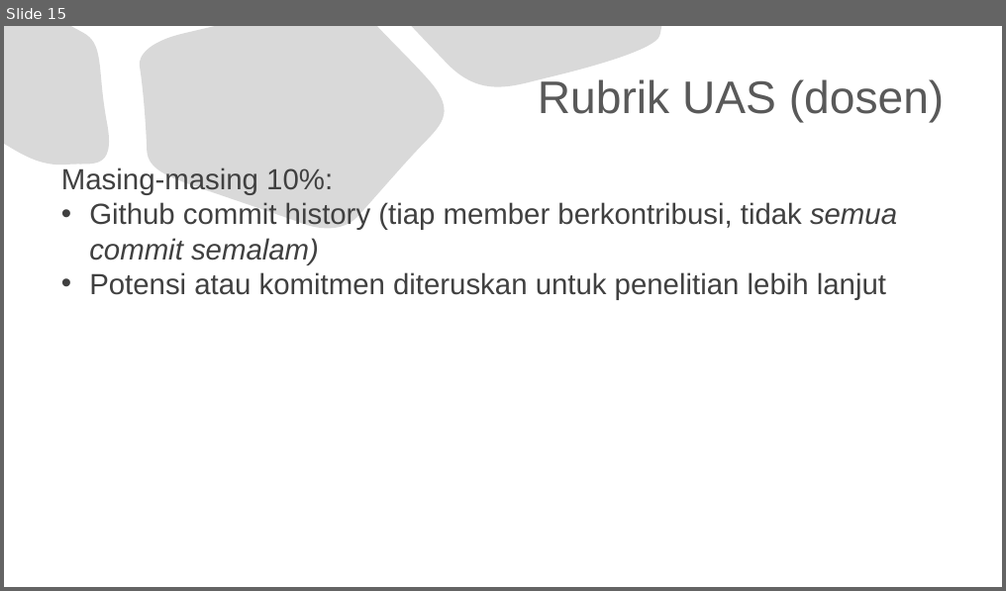
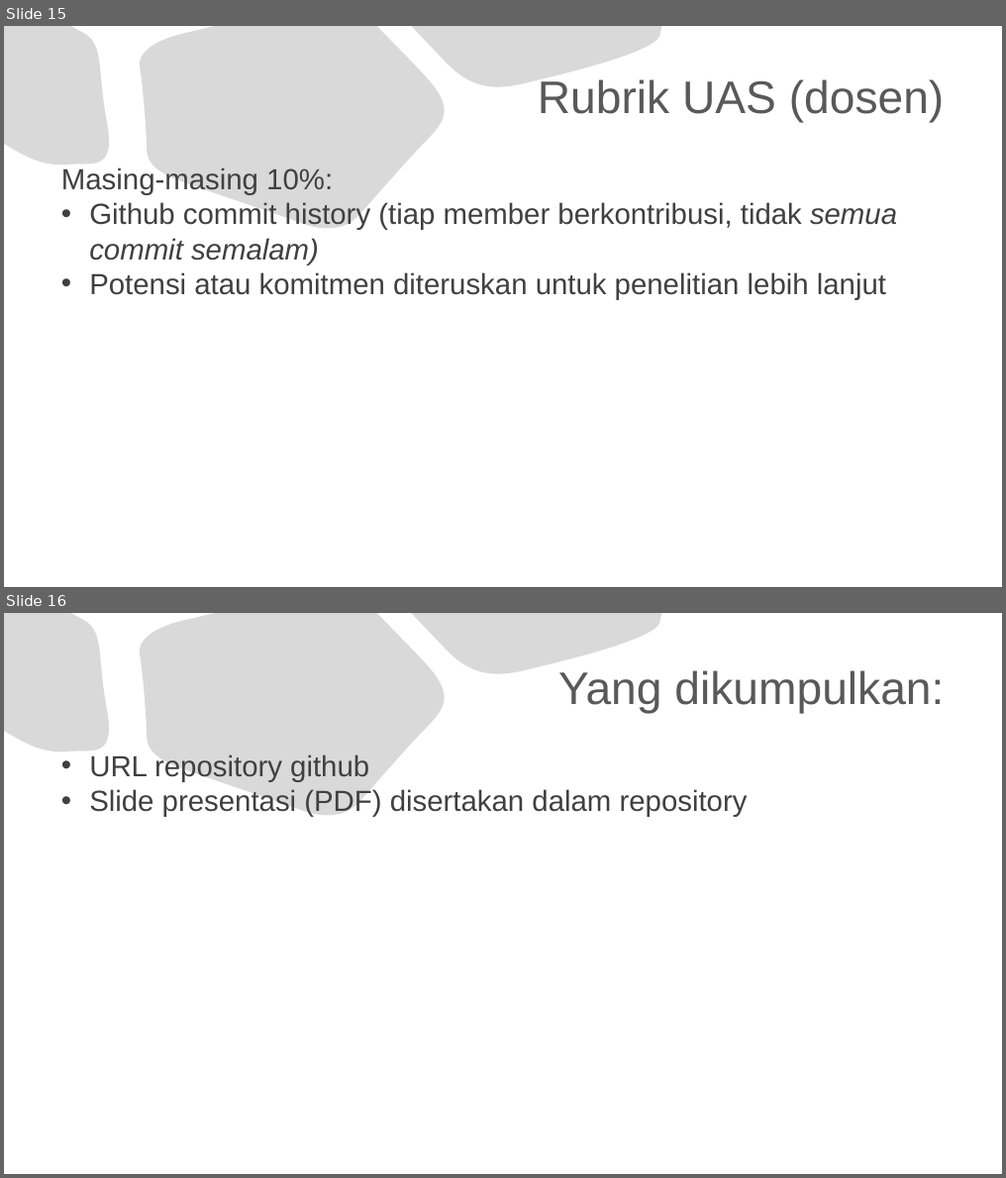
Before and after one commit to jendralhxr/bigdata, a slide deck: case_opensky.pptx. Shown one above the other, each under a label of ours: slide 15 before the commit, slides 15 and 16 after it. The pictures are 1006x591 and 1006x1178 pixels, drawn with LibreOffice and Linux fonts; fonts in the diff are those of the drawing. Boxes give left, top, right and bottom in pixels: in the first picture for what was removed or moved away, otherwise in the second. Text is boxed around its words. In the diff, an @@ line names an element or a change of style, - is before the commit and + after.

```diff
--- a/case_opensky.pptx
+++ b/case_opensky.pptx
@@ slide 16 added at <box>4,613,1002,1174</box>, background #FFFFFF; not listed: 3 template elements that a slide beside it also shows @@
@@ title added at <box>558,670,944,714</box>, 44 pt, text #595959 @@
+Yang dikumpulkan:
@@ text added at <box>89,755,747,817</box>, 28 pt, text #404040 @@
+• URL repository github
+• Slide presentasi (PDF) disertakan dalam repository
```
Also in this commit, not shown: 1 other file.
